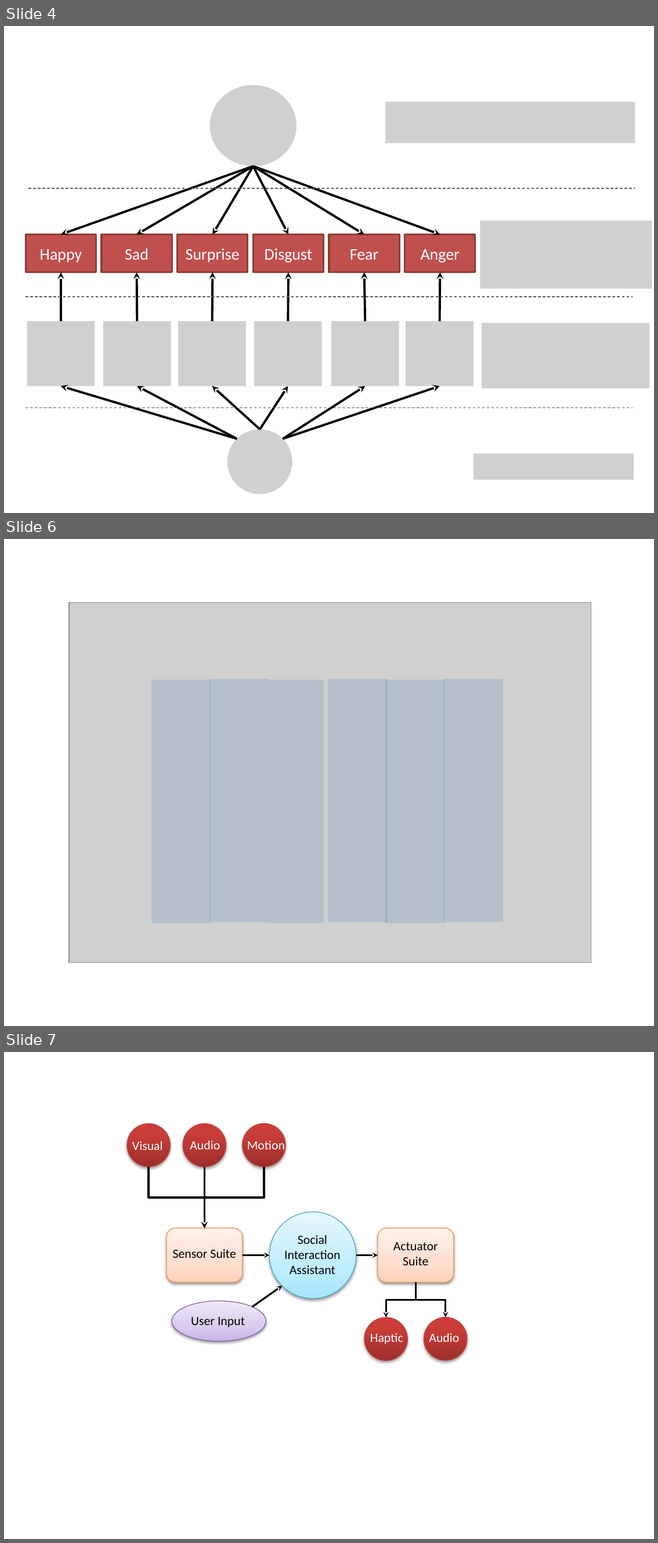
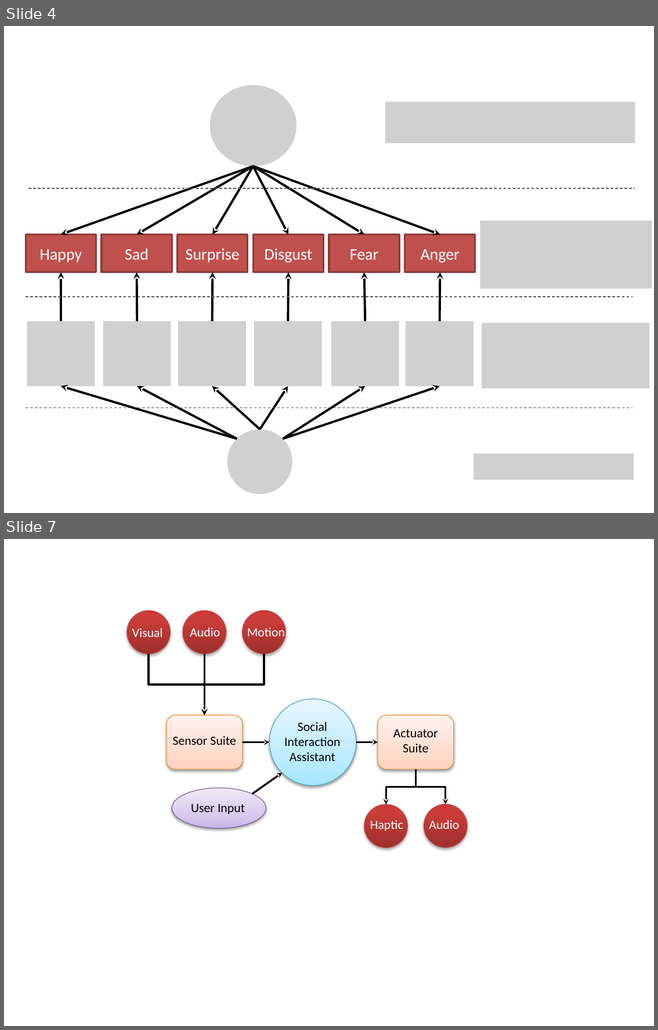
Before and after one commit to shantanubala/facial-expression-recognition, a slide deck: Dissertation/Presentation1.pptx. Shown one above the other, each under a label of ours: slides 4, 6 and 7 before the commit, slides 4 and 7 after it; the slides between them are not shown. The pictures are 658x1543 and 658x1030 pixels, drawn with LibreOffice and Linux fonts; fonts in the diff are those of the drawing; grey boxes stand for pictures. Boxes give left, top, right and bottom in pixels: in the first picture for what was removed or moved away, otherwise in the second. Text is boxed around its words. In the diff, an @@ line names an element or a change of style, - is before the commit and + after.

```diff
--- a/Dissertation/Presentation1.pptx
+++ b/Dissertation/Presentation1.pptx
@@ slide 6 removed at (4, 539, 654, 1026), background #FFFFFF @@
@@ picture removed at (69, 603, 590, 962) @@
@@ rectangle removed at (151, 680, 211, 924) @@
@@ rectangle removed at (210, 679, 270, 922) @@
@@ rectangle removed at (269, 680, 323, 924) @@
@@ rectangle removed at (328, 679, 387, 922) @@
@@ rectangle removed at (384, 680, 444, 924) @@
@@ rectangle removed at (443, 679, 503, 922) @@
```
Also in this commit, not shown: 1 slide added, 2 other files.
